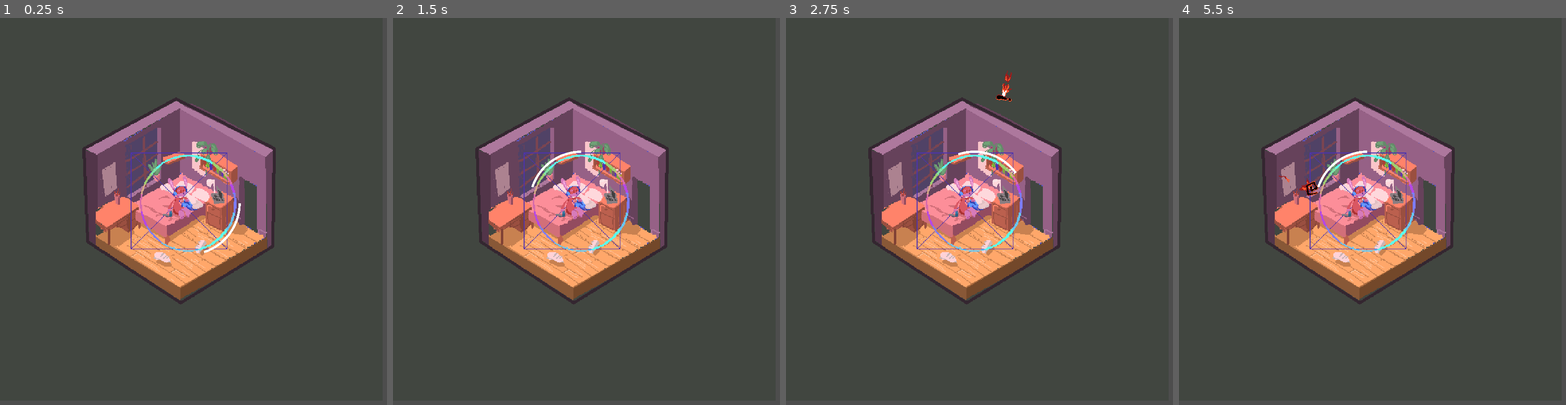
Above: before the commit, frames 1-4 (left to right).
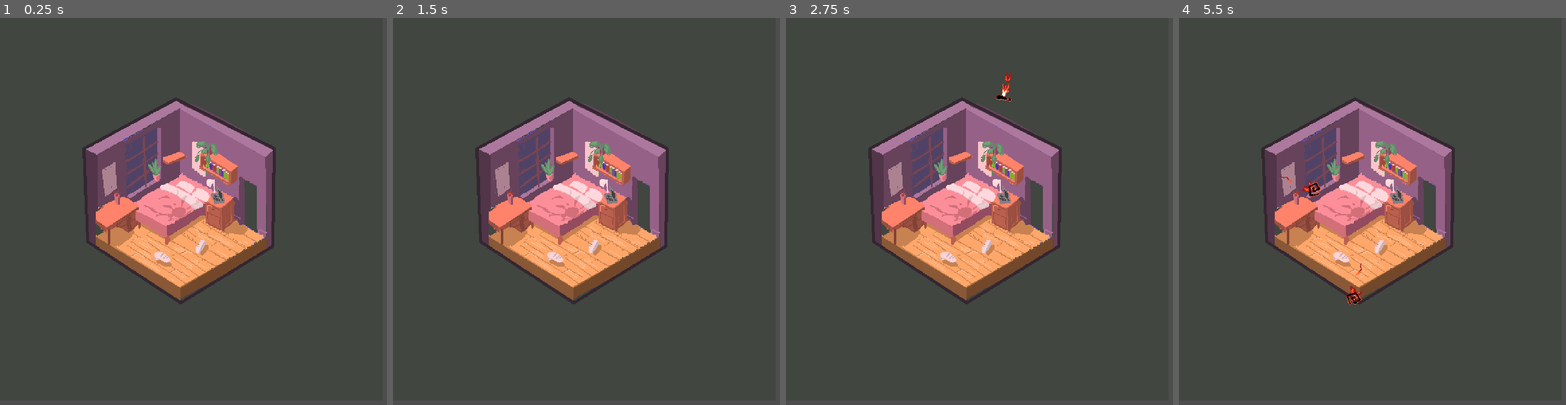
Above: after the commit, the same moments.

Repository: Zacharieg/socialBubble
Game: Godot game, scene res://scenes/game.tscn
Same seed, same stepped clock (60 frames per second), same inputs: the game is played once before the commit and once after it.
Inputs:
- Up to frame 1 (0.25 s): no input
- Up to frame 2 (1.5 s): tap Enter at 0.5 s; hold D (right) 0.53-1.28 s; hold Space (action) 0.53-1.28 s; hold A (left) from 1.28 s (still down); tap Space (action) at 1.35 s
- Up to frame 3 (2.75 s): release A (left) at 2.03 s; hold D (right) from 2.03 s (still down); hold Space (action) from 2.03 s (still down)
- Up to frame 4 (5.5 s): release Space (action) at 2.78 s; tap Space (action) at 2.85, 4.35 s; release D (right) at 3.53 s; hold Space (action) 3.53-4.28 s; hold A (left) from 3.53 s (still down); hold Space (action) from 5.03 s (still down)

The runs differ from the first frame. In frame 1, 1.1% of the frame differs, in the area x 33-63%, y 34-61%; in frame 2, 1.1%; in frame 3, 1.1%; in frame 4, 1.3%, in the area x 25-62%, y 34-75%.

Commit message:
add bubble power fill

Diff:
--- a/objects/character.tscn
+++ b/objects/character.tscn
@@ -1,9 +1,83 @@
-[gd_scene load_steps=5 format=3 uid="uid://ix2oq52a3tjn"]
+[gd_scene load_steps=17 format=3 uid="uid://ix2oq52a3tjn"]
 
 [ext_resource type="Script" path="res://scripts/character.gd" id="1_v03po"]
 [ext_resource type="PackedScene" uid="uid://ceghceufd6ax1" path="res://objects/shield.tscn" id="1_x8j2g"]
 [ext_resource type="Texture2D" uid="uid://8ke3u7lax42s" path="res://ressources/LAPIN sans Chambre.png" id="3_a2lqq"]
-[ext_resource type="Texture2D" uid="uid://qi2lrvr6hefi" path="res://ressources/bubble.png" id="4_jhkgx"]
+[ext_resource type="Texture2D" uid="uid://o8r6f4qft0kl" path="res://ressources/bubbleWHITE_impact.png" id="4_4mrax"]
+[ext_resource type="Shader" path="res://scripts/fillBubble.gdshader" id="5_lpeis"]
+
+[sub_resource type="AtlasTexture" id="AtlasTexture_6cukv"]
+atlas = ExtResource("4_4mrax")
+region = Rect2(0, 0, 256, 256)
+
+[sub_resource type="AtlasTexture" id="AtlasTexture_vfuhd"]
+atlas = ExtResource("4_4mrax")
+region = Rect2(0, 0, 256, 256)
+
+[sub_resource type="AtlasTexture" id="AtlasTexture_vdnn4"]
+atlas = ExtResource("4_4mrax")
+region = Rect2(256, 0, 256, 256)
+
+[sub_resource type="AtlasTexture" id="AtlasTexture_a38hm"]
+atlas = ExtResource("4_4mrax")
+region = Rect2(512, 0, 256, 256)
+
+[sub_resource type="AtlasTexture" id="AtlasTexture_ik0wx"]
+atlas = ExtResource("4_4mrax")
+region = Rect2(768, 0, 256, 256)
+
+[sub_resource type="AtlasTexture" id="AtlasTexture_yh61h"]
+atlas = ExtResource("4_4mrax")
+region = Rect2(1024, 0, 256, 256)
+
+[sub_resource type="AtlasTexture" id="AtlasTexture_jvxc6"]
+atlas = ExtResource("4_4mrax")
+region = Rect2(1280, 0, 256, 256)
+
+[sub_resource type="SpriteFrames" id="SpriteFrames_qx4be"]
+animations = [{
+"frames": [{
+"duration": 1.0,
+"texture": SubResource("AtlasTexture_6cukv")
+}],
+"loop": true,
+"name": &"default",
+"speed": 5.0
+}, {
+"frames": [{
+"duration": 1.0,
+"texture": SubResource("AtlasTexture_vfuhd")
+}, {
+"duration": 1.0,
+"texture": SubResource("AtlasTexture_vdnn4")
+}, {
+"duration": 1.0,
+"texture": SubResource("AtlasTexture_a38hm")
+}, {
+"duration": 1.0,
+"texture": SubResource("AtlasTexture_ik0wx")
+}, {
+"duration": 1.0,
+"texture": SubResource("AtlasTexture_yh61h")
+}, {
+"duration": 1.0,
+"texture": SubResource("AtlasTexture_jvxc6")
+}],
+"loop": false,
+"name": &"impact",
+"speed": 24.0
+}]
+
+[sub_resource type="ShaderMaterial" id="ShaderMaterial_l4sa0"]
+shader = ExtResource("5_lpeis")
+shader_parameter/fV = 0.65
+shader_parameter/transparency = 0.5
+
+[sub_resource type="Gradient" id="Gradient_jcqog"]
+
+[sub_resource type="GradientTexture2D" id="GradientTexture2D_xskia"]
+gradient = SubResource("Gradient_jcqog")
+fill_to = Vector2(1, 1)
 
 [node name="character" type="Area2D"]
 script = ExtResource("1_v03po")
@@ -15,7 +89,18 @@
 [node name="character_Sprite2D" type="Sprite2D" parent="."]
 texture = ExtResource("3_a2lqq")
 
-[node name="bubble_sprite" type="Sprite2D" parent="."]
-texture = ExtResource("4_jhkgx")
+[node name="bubble" type="Node2D" parent="."]
+
+[node name="bubble_sprite" type="AnimatedSprite2D" parent="bubble"]
+visible = false
+modulate = Color(1, 1, 1, 0.392157)
+clip_children = 2
+sprite_frames = SubResource("SpriteFrames_qx4be")
+autoplay = "default"
+
+[node name="jauge" type="Sprite2D" parent="bubble"]
+material = SubResource("ShaderMaterial_l4sa0")
+scale = Vector2(2, 2)
+texture = SubResource("GradientTexture2D_xskia")
 
 [connection signal="area_entered" from="." to="." method="_on_area_entered"]
--- /dev/null
+++ b/scripts/fillBubble.gdshader
@@ -0,0 +1,48 @@
+// 2D liquid inside 'sphere' shader.
+
+// Original Author: Mirza Beig
+// Godot Implementation: RuverQ
+
+// https://twitter.com/TheMirzaBeig
+// https://www.youtube.com/@MirzaBeig
+
+// https://twitter.com/RuverQuack
+
+// Feel free troveto use this however you want.
+// Modify, learn from it, copy-paste, etc...
+
+// Original Shadertoy: https://www.shadertoy.com/view/Ds3BRN
+
+shader_type canvas_item;
+
+// fV = fill value
+uniform float fV;
+uniform float transparency = 0.5;
+
+void fragment() {
+    vec2 uv = ((UV / -0.50)) + vec2(1,1);
+
+    float
+		sdf=length(uv),c=step(sdf,1.),
+
+        vB=smoothstep(.1,.9,sin(uv.x+(PI*.5))-.3),
+		vBA=vB*sin(TIME*4.)*.1,
+
+        fW=(sin(((TIME*2.)+uv.x)*2.)*.05)+vBA,
+		bW=(sin(((TIME*-2.)+uv.x)*2.+PI)*.05)-vBA,
+
+        fA=(sin(TIME*4.)*.05)*vB,
+
+        fP=fV * 2.3 +(sin((TIME)*PI)*.1) - 1.1,
+
+        fF=step(uv.y,(fA+fW)+fP)*c,
+		bF=step(uv.y,(-fA+bW)+fP)*c;
+
+    COLOR =
+		vec4(
+			(fF+(clamp(bF-fF,0.,1.)*.8)),
+			(fF+(clamp(bF-fF,0.,1.)*.8)),
+			(fF+(clamp(bF-fF,0.,1.)*.8)),
+			(fF+(clamp(bF-fF,0.,1.)*.8)) * transparency
+		);
+}
